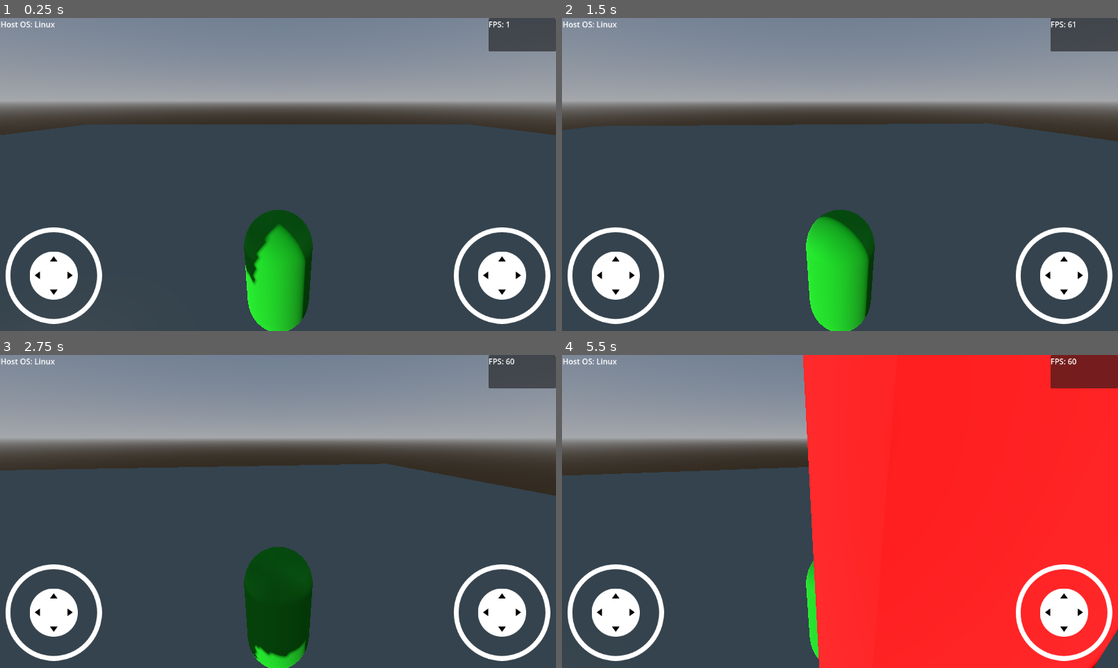
Above: before the commit, frames 1-4 (two rows, left to right).
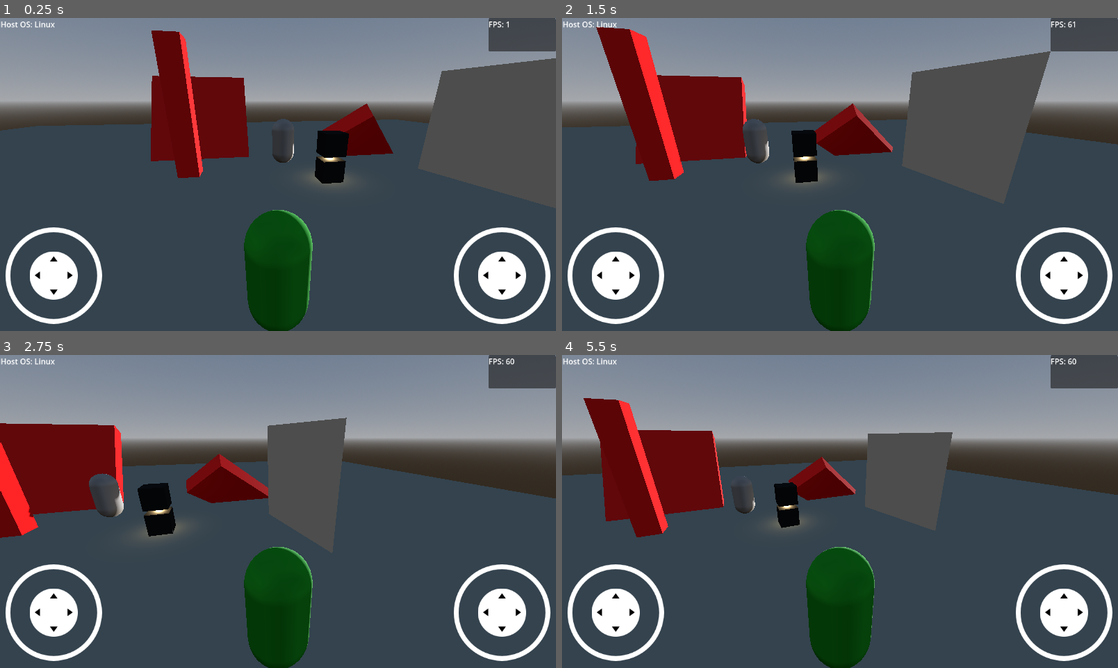
Above: after the commit, the same moments.

Repository: krystek1994/game
Game: Godot game, scene res://swiat.tscn
The game is run twice, just before and just after one commit, with the same random seed, the same clock (stepped at 60 frames per second) and the same inputs.
Inputs (mouse positions are in pixels of both pictures, inside the frame that each line leads up to):
- Up to frame 1 (0.25 s): no input
- Up to frame 2 (1.5 s): tap Enter (ui_accept) at 0.5, 0.77 s; move the mouse to (962, 158) at 0.52 s; hold Right (ui_right) 0.53-1.25 s; tap Q (lewo) at 0.6 s; click (962, 158) at 0.67 s; drag from (728, 190) to (812, 237) at 1.27 s
- Up to frame 3 (2.75 s): tap Enter (ui_accept) at 2 s; move the mouse to (333, 442) at 2.02 s; hold Right (ui_right) from 2.03 s (still down); tap Q (lewo) at 2.1 s
- Up to frame 4 (5.5 s): release Right (ui_right) at 2.75 s; drag from (812, 574) to (673, 464) at 2.77 s; tap Enter (ui_accept) at 3.5, 3.77, 5 s; move the mouse to (1006, 558) at 3.52 s; hold Left (ui_left) 3.53-4.25 s; tap Q (lewo) at 3.6, 5.1 s; drag from (673, 464) to (756, 433) at 4.27 s; move the mouse to (867, 511) at 5.02 s; hold Down (ui_down) from 5.03 s (still down); click (867, 511) at 5.17 s

The runs differ from the first frame. In frame 1, 19% of the frame differs, in the area x 0-100%, y 4-100%; in frame 2, 22%; in frame 3, 14%; in frame 4, 62%, in the area x 2-100%, y 0-100%.

Commit message:
update3

Diff:
--- a/Gracz.gd
+++ b/Gracz.gd
@@ -30,8 +30,8 @@
 		velocity.z = move_toward(velocity.z, 0, SPEED)
 
 	var input_obrot := Input.get_vector("lewo", "prawo", "gora", "dol")
-	var rotacja := input_obrot.y * delta
-	var kamp = clampf( rotation.y, deg_to_rad( -25 ), deg_to_rad( 75 ) )
+	#var rotacja := input_obrot.y * delta
+	#var kamp = clampf( rotation.y, deg_to_rad( -25 ), deg_to_rad( 75 ) )
 	rotate_y( input_obrot.x * delta )
 	spring.rotate_x( input_obrot.y * delta )
 
--- a/swiat.tscn
+++ b/swiat.tscn
@@ -57,6 +57,13 @@
 
 [sub_resource type="BoxShape3D" id="BoxShape3D_wlvmj"]
 size = Vector3(1, 2.20422, 1)
+
+[sub_resource type="CapsuleMesh" id="CapsuleMesh_f6bi4"]
+
+[sub_resource type="CapsuleShape3D" id="CapsuleShape3D_bhlbj"]
+
+[sub_resource type="ViewportTexture" id="ViewportTexture_qgm1f"]
+viewport_path = NodePath("SubViewport")
 
 [node name="Swiat" type="Node3D"]
 
@@ -84,7 +91,7 @@
 process_thread_group = 1
 process_thread_group_order = 0
 process_thread_messages = 0
-transform = Transform3D(1, 0, 0, 0, 1, 0, 0, 0, 1, 0, 1.07215, 0)
+transform = Transform3D(-0.983757, 0, 0.179506, 0, 1, 0, -0.179506, 0, -0.983757, 0, 1.07215, -4.13452)
 script = ExtResource("1_x6xr0")
 
 [node name="CollisionShape3D" type="CollisionShape3D" parent="Gracz"]
@@ -168,7 +175,7 @@
 shape = SubResource("BoxShape3D_n0do1")
 
 [node name="Box2" type="MeshInstance3D" parent="."]
-transform = Transform3D(-2.12132, 4.24264, 2.26267e-08, 0.549038, 1.09808, -0.965926, -2.04904, -4.09808, -0.258819, -7.63499, -0.0331018, 5.93967)
+transform = Transform3D(-2.12132, 4.24264, 1.64666e-08, 1.67685, 3.35371, -0.612493, -1.2993, -2.59859, -0.790476, -7.63499, 0.524397, 5.93967)
 mesh = SubResource("BoxMesh_bgcsb")
 
 [node name="StaticBody3D" type="StaticBody3D" parent="Box2"]
@@ -211,3 +218,21 @@
 light_energy = 5.0
 omni_attenuation = 3.13833
 metadata/_edit_lock_ = true
+
+[node name="MeshInstance3D" type="MeshInstance3D" parent="."]
+transform = Transform3D(1, 0, 0, 0, 1, 0, 0, 0, 1, -1.42966, 1.7418, 2.4933)
+mesh = SubResource("CapsuleMesh_f6bi4")
+
+[node name="StaticBody3D" type="StaticBody3D" parent="MeshInstance3D"]
+
+[node name="CollisionShape3D" type="CollisionShape3D" parent="MeshInstance3D/StaticBody3D"]
+shape = SubResource("CapsuleShape3D_bhlbj")
+
+[node name="Sprite3D" type="Sprite3D" parent="."]
+transform = Transform3D(-0.231374, 0, 0.972865, 0, 1, 0, -0.972865, 0, -0.231374, -9.58159, 2.23101, 0)
+texture = SubResource("ViewportTexture_qgm1f")
+
+[node name="SubViewport" type="SubViewport" parent="."]
+
+[node name="Camera3D" type="Camera3D" parent="SubViewport"]
+transform = Transform3D(-0.59318, 0, -0.80507, 0, 1, 0, 0.80507, 0, -0.59318, -5.44052, 3.03229, -0.975362)
Not shown: 1 places in swiat.tscn that only renumber resources
